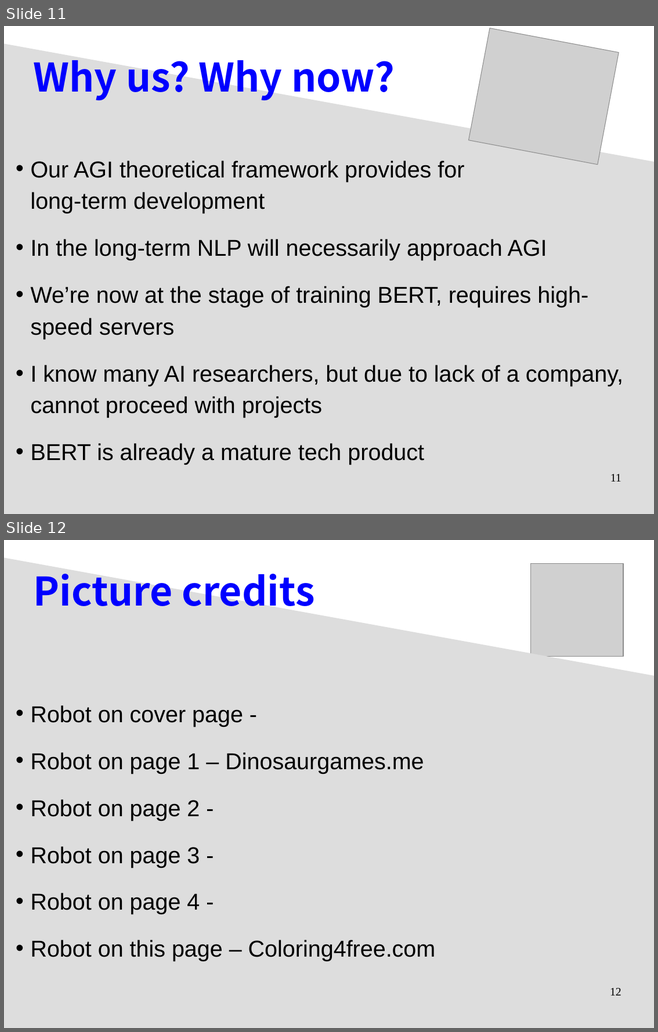
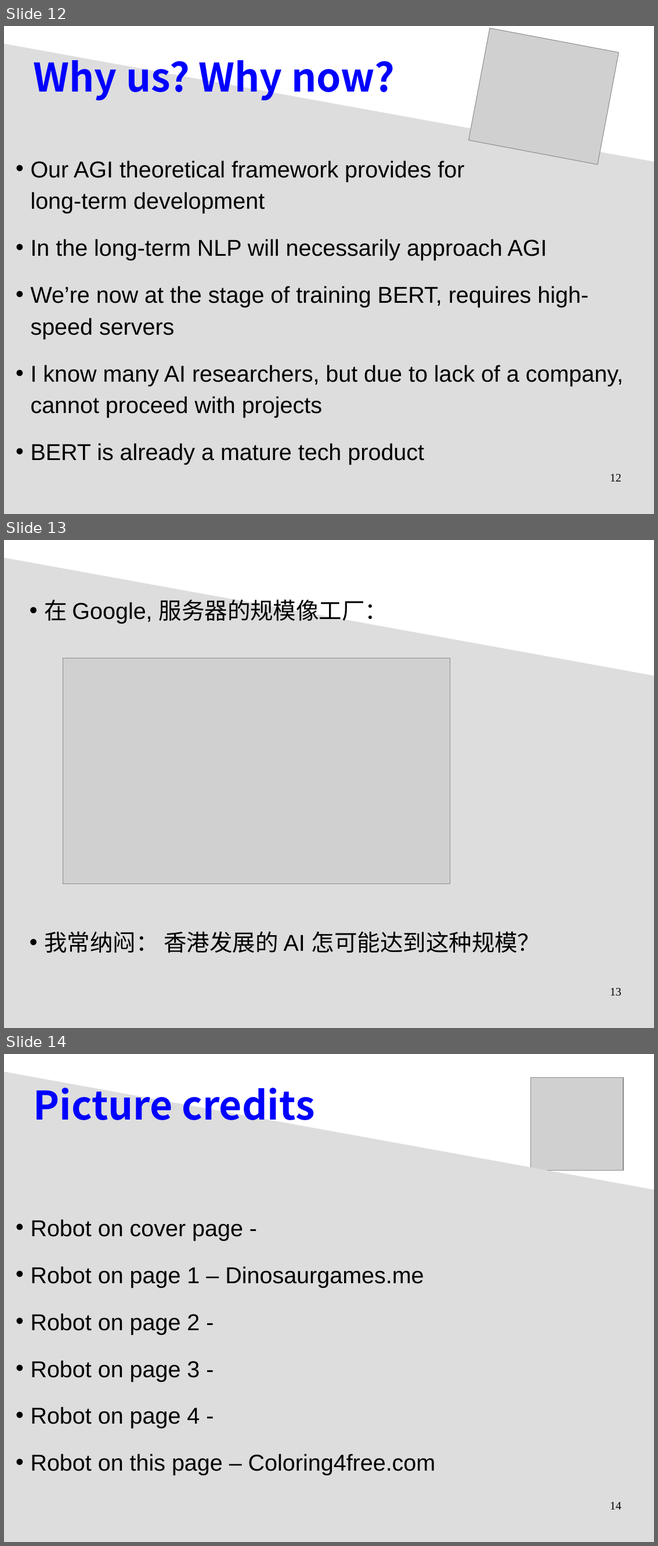
Before and after one commit to Cybernetic1/2020, a slide deck: General_Intelligence_biz-plan.odp. Shown one above the other, each under a label of ours: slides 11 and 12 before the commit, slides 12, 13 and 14 after it. The pictures are 658x1032 and 658x1546 pixels, drawn with LibreOffice and Linux fonts; fonts in the diff are those of the drawing; grey boxes stand for pictures. Boxes give left, top, right and bottom in pixels: in the first picture for what was removed or moved away, otherwise in the second. Text is boxed around its words. In the diff, an @@ line names an element or a change of style, - is before the commit and + after.

```diff
--- a/General_Intelligence_biz-plan.odp
+++ b/General_Intelligence_biz-plan.odp
@@ slide 13 added at (4, 540, 654, 1028), background #FFFFFF @@
@@ freeform shape added at (4, 557, 654, 1028), fill #DDDDDD @@
@@ text added at (44, 600, 540, 953), 28 pt, text #000000 @@
+• 在 Google, 服务器的规模像工厂：
+• 我常纳闷： 香港发展的 AI 怎可能达到这种规模？
@@ picture added at (63, 658, 449, 884) @@
@@ page number added at (610, 988, 621, 995), 14 pt, text #000000 @@
+13
@@ what was slide 11 is now slide 12 @@
@@ page number at (610, 474, 621, 481): text changed @@
-11
+12
@@ what was slide 12 is now slide 14 @@
@@ page number at (610, 1502, 621, 1509): text changed @@
-12
+14
```
Also in this commit, not shown: 1 other slide added.
